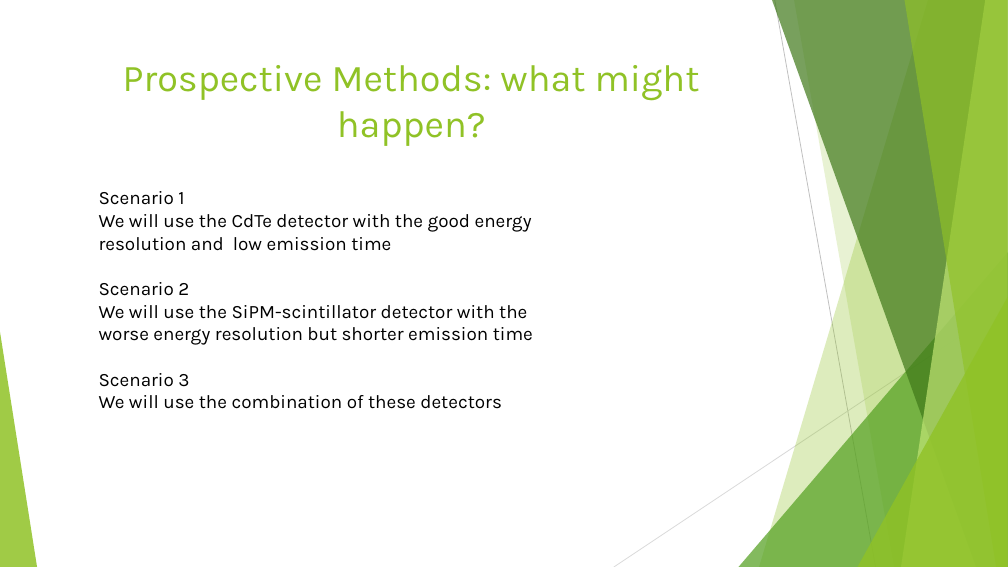
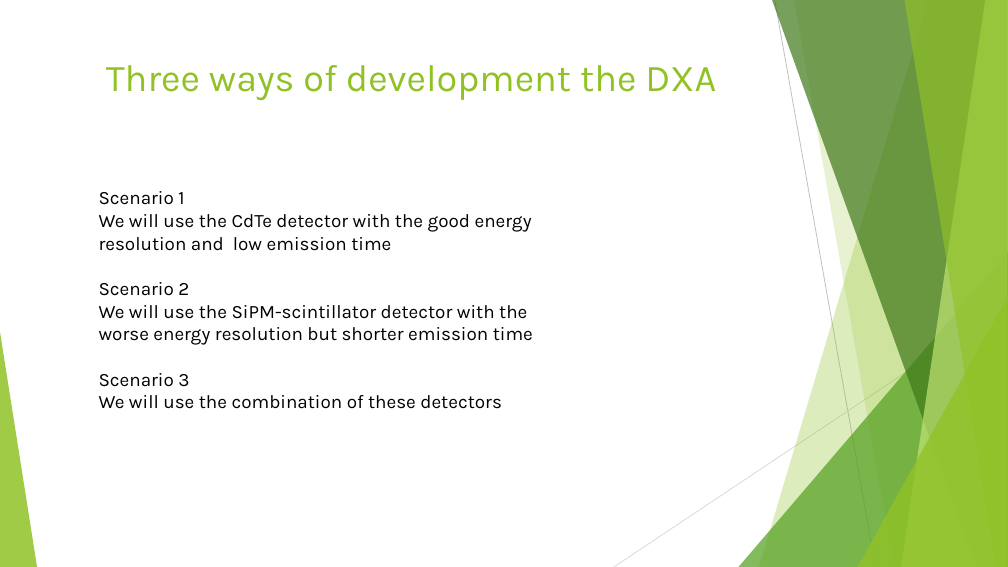
Before and after one commit to Vlad-ole/Presentations, a slide deck: slide 12 of Foresight_in_work/Foresight_methodologies.pptx (slide 8 before the commit). Drawn at 1008x567 pixels with LibreOffice and Linux fonts; fonts in the diff are those of the drawing. Boxes give left, top, right and bottom in pixels: in the first picture for what was removed or moved away, otherwise in the second. Text is boxed around its words. In the diff, an @@ line names an element or a change of style, - is before the commit and + after.

```diff
--- a/Foresight_in_work/Foresight_methodologies.pptx
+++ b/Foresight_in_work/Foresight_methodologies.pptx
@@ title at (x1=106, y1=65, x2=716, y2=101): text changed @@
-Prospective Methods: what might happen?
+Three ways of development the DXA
```
Also in this commit, not shown: 1 other slide changed, 5 slides added, 1 slide removed, 1 other file.
